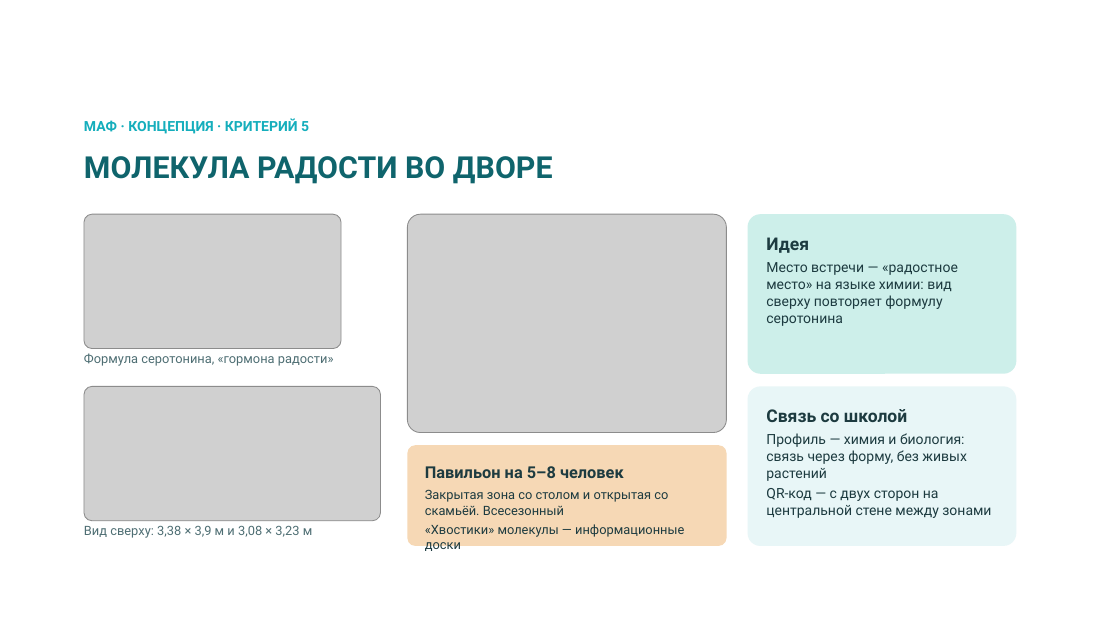
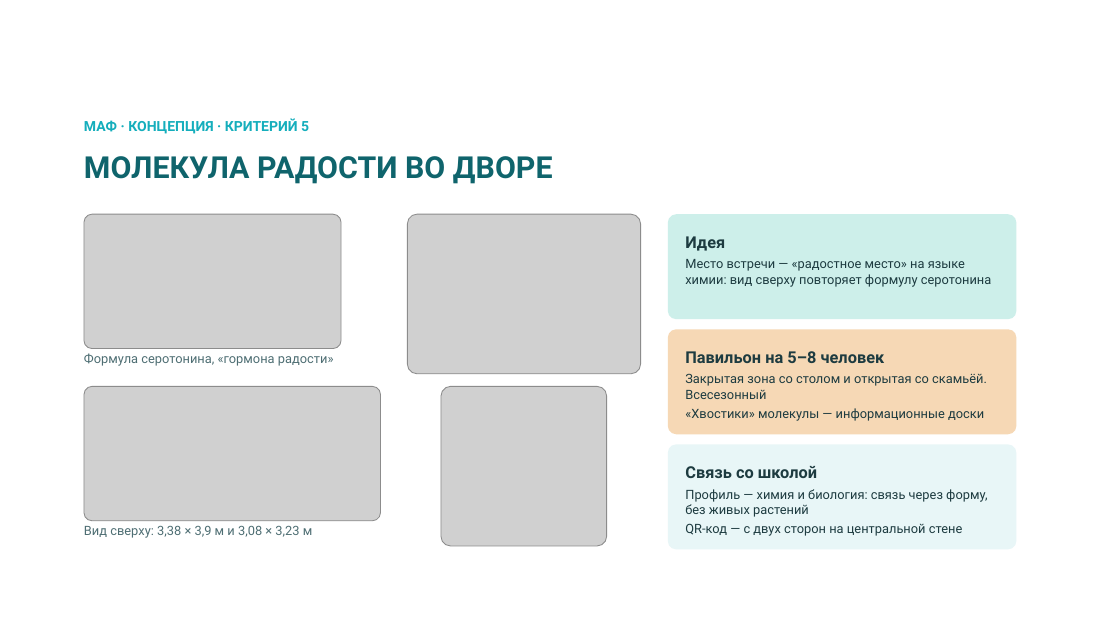
Before and after one commit to bnhogpad228/school-app, a slide deck: slide 10 of presentation/shkolny-dvor-SK-sreda.pptx. Drawn at 1120x630 pixels with LibreOffice and Linux fonts; fonts in the diff are those of the drawing; grey boxes stand for pictures; background and template pictures are left out. Boxes give left, top, right and bottom in pixels: in the first picture for what was removed or moved away, otherwise in the second. Text is boxed around its words. In the diff, an @@ line names an element or a change of style, - is before the commit and + after.

```diff
--- a/presentation/shkolny-dvor-SK-sreda.pptx
+++ b/presentation/shkolny-dvor-SK-sreda.pptx
@@ picture: place and size @@
-picture at (408,214,727,433)
+picture at (408,214,641,374)
@@ rounded rectangle "Идея": place and size @@
-rounded rectangle "Идея" at (748,214,1017,374)
+rounded rectangle "Идея" at (668,214,1017,319)
@@ rounded rectangle "Идея" at (668,214,1017,319): size 15 to 14 pt in "Идея"; size 12 to 11 pt @@
@@ rounded rectangle "Павильон на 5–8 человек": place and size @@
-rounded rectangle "Павильон на 5–8 человек" at (408,445,727,546)
+rounded rectangle "Павильон на 5–8 человек" at (668,329,1017,434)
@@ picture added at (441,386,607,546) @@
@@ rounded rectangle "Связь со школой": place and size @@
-rounded rectangle "Связь со школой" at (748,386,1017,546)
+rounded rectangle "Связь со школой" at (668,444,1017,549)
@@ text in rounded rectangle at (685,466,987,517): size 15 to 14 pt in "Связь со школой"; size 12 to 11 pt in "Профиль — химия и биология: связь через ..." @@
@@ text in rounded rectangle at (685,523,962,536): text changed; size 12 to 11 pt @@
-QR-код — с двух сторон на центральной стене между зонами
+QR-код — с двух сторон на центральной стене
```
Also in this commit, not shown: 1 other slide changed, 8 other files.
